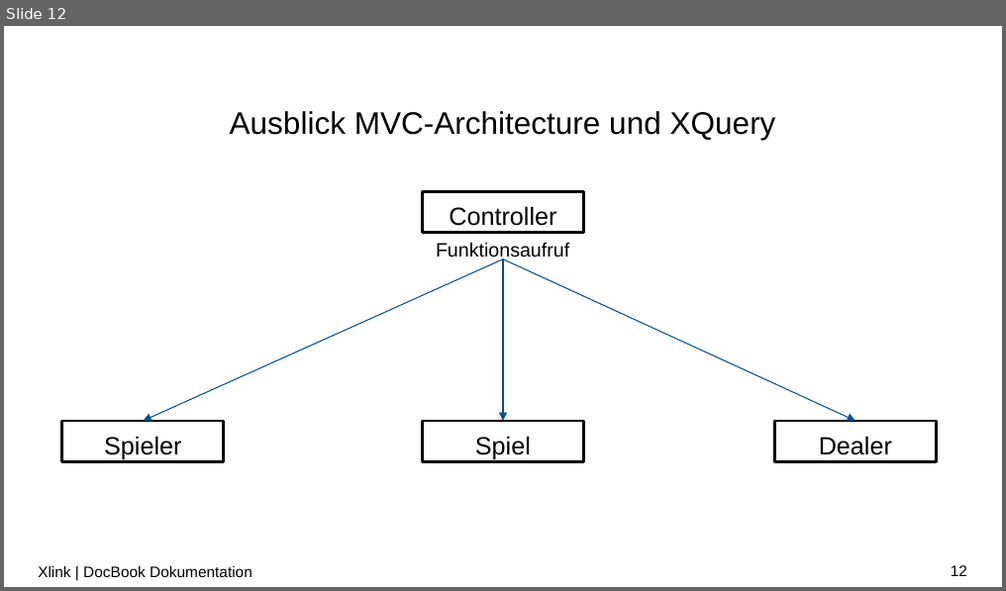
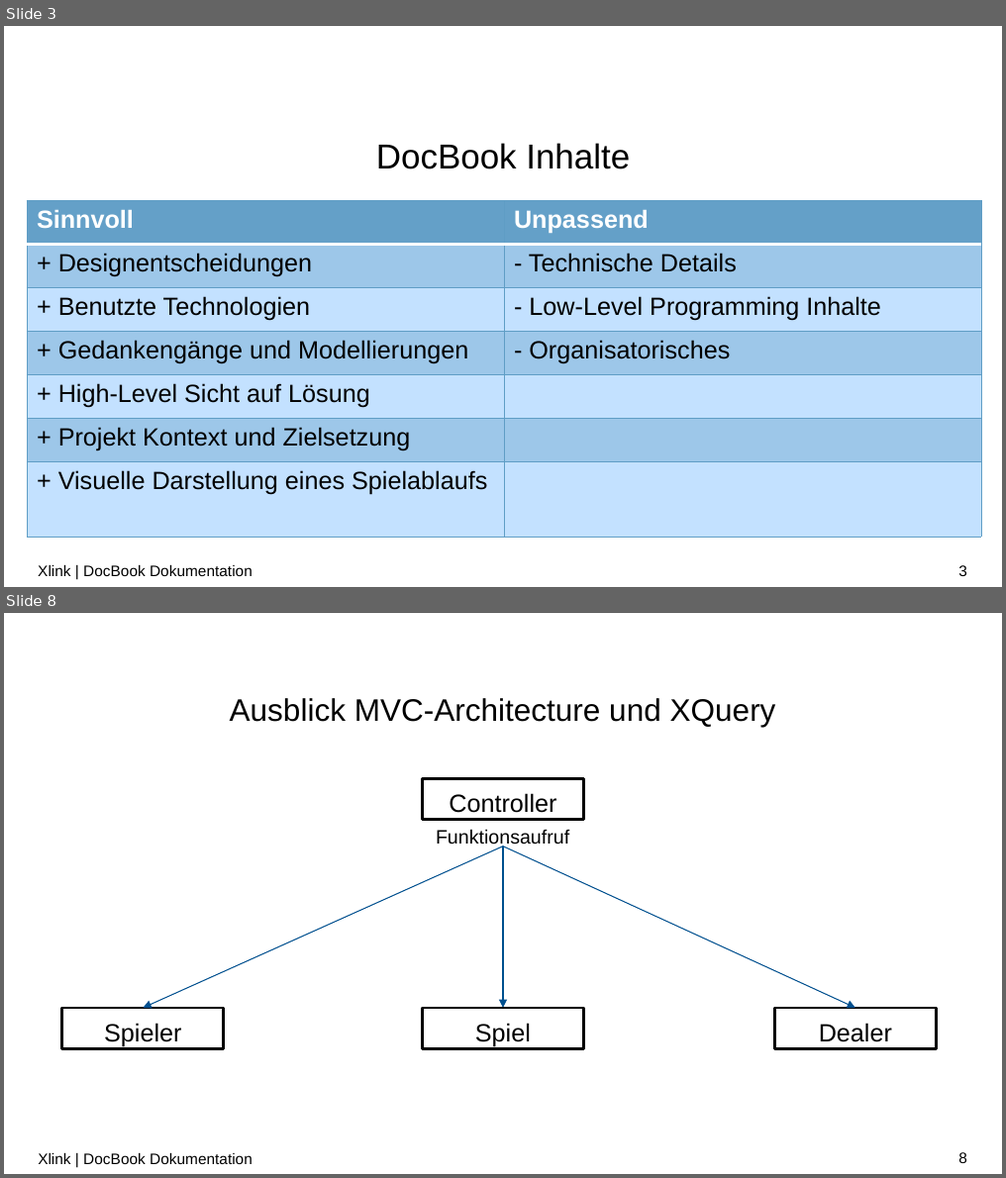
Before and after one commit to LorenzoBrazzi-zz/XML_Praktikum, a slide deck: Präsentationen/PP_notenbonus.pptx. Shown one above the other, each under a label of ours: slide 12 before the commit, slides 3 and 8 after it; the slides between them are not shown. The pictures are 1006x591 and 1006x1178 pixels, drawn with LibreOffice and Linux fonts; fonts in the diff are those of the drawing; background and template pictures are left out. Boxes give left, top, right and bottom in pixels: in the first picture for what was removed or moved away, otherwise in the second. Text is boxed around its words. In the diff, an @@ line names an element or a change of style, - is before the commit and + after.

```diff
--- a/Präsentationen/PP_notenbonus.pptx
+++ b/Präsentationen/PP_notenbonus.pptx
@@ slide 3 added at box(4, 26, 1002, 587), background #FFFFFF @@
@@ title added at box(376, 143, 630, 170), 25 pt, text #000000 @@
+DocBook Inhalte
@@ table added at box(27, 200, 981, 537), 7 rows, 2 columns @@
+Sinnvoll | Unpassend
++ Designentscheidungen | - Technische Details
++ Benutzte Technologien | - Low-Level Programming Inhalte
++ Gedankengänge und Modellierungen | - Organisatorisches
++ High-Level Sicht auf Lösung | 
++ Projekt Kontext und Zielsetzung | 
++ Visuelle Darstellung eines Spielablaufs | 
@@ text added at box(38, 566, 252, 576), 11 pt, text #000000 @@
+Xlink | DocBook Dokumentation
@@ page number added at box(958, 566, 967, 576), 11 pt, text #000000 @@
+3
@@ what was slide 12 is now slide 8 @@
@@ page number at box(958, 1153, 967, 1163): text changed @@
-12
+8
```
Also in this commit, not shown: 7 slides changed, 5 slides removed, 8 other files.
